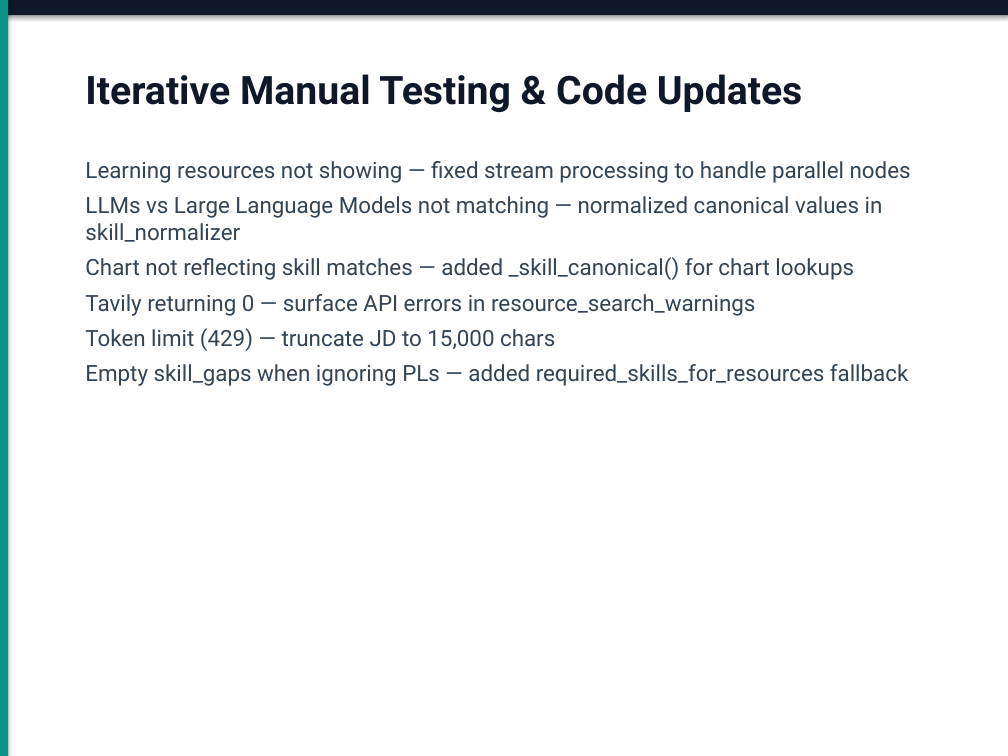
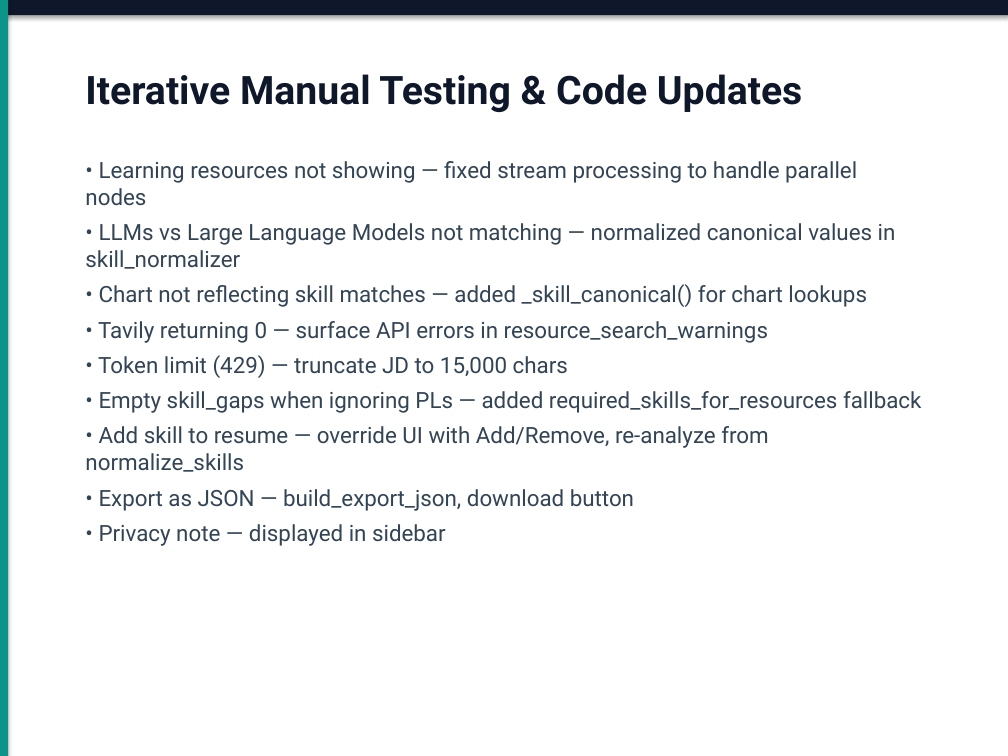
Before and after one commit to Dushyant-Bansal/ai-job-assistant, a slide deck: slide 10 of AI_Job_Assistant_Design_Deck.pptx. Drawn at 1008x756 pixels with LibreOffice and Linux fonts; fonts in the diff are those of the drawing. Boxes give left, top, right and bottom in pixels: in the first picture for what was removed or moved away, otherwise in the second. Text is boxed around its words. In the diff, an @@ line names an element or a change of style, - is before the commit and + after.

```diff
--- a/AI_Job_Assistant_Design_Deck.pptx
+++ b/AI_Job_Assistant_Design_Deck.pptx
@@ text at [85, 161, 921, 546]: text changed @@
-Learning resources not showing — fixed stream processing to handle parallel nodes
-LLMs vs Large Language Models not matching — normalized canonical values in skill_normalizer
-Chart not reflecting skill matches — added _skill_canonical() for chart lookups
-Tavily returning 0 — surface API errors in resource_search_warnings
-Token limit (429) — truncate JD to 15,000 chars
-Empty skill_gaps when ignoring PLs — added required_skills_for_resources fallback
+• Learning resources not showing — fixed stream processing to handle parallel nodes
+• LLMs vs Large Language Models not matching — normalized canonical values in skill_normalizer
+• Chart not reflecting skill matches — added _skill_canonical() for chart lookups
+• Tavily returning 0 — surface API errors in resource_search_warnings
+• Token limit (429) — truncate JD to 15,000 chars
+• Empty skill_gaps when ignoring PLs — added required_skills_for_resources fallback
+• Add skill to resume — override UI with Add/Remove, re-analyze from normalize_skills
+• Export as JSON — build_export_json, download button
+• Privacy note — displayed in sidebar
```
Also in this commit, not shown: 7 other slides changed, 1 slide removed, 2 other files.
